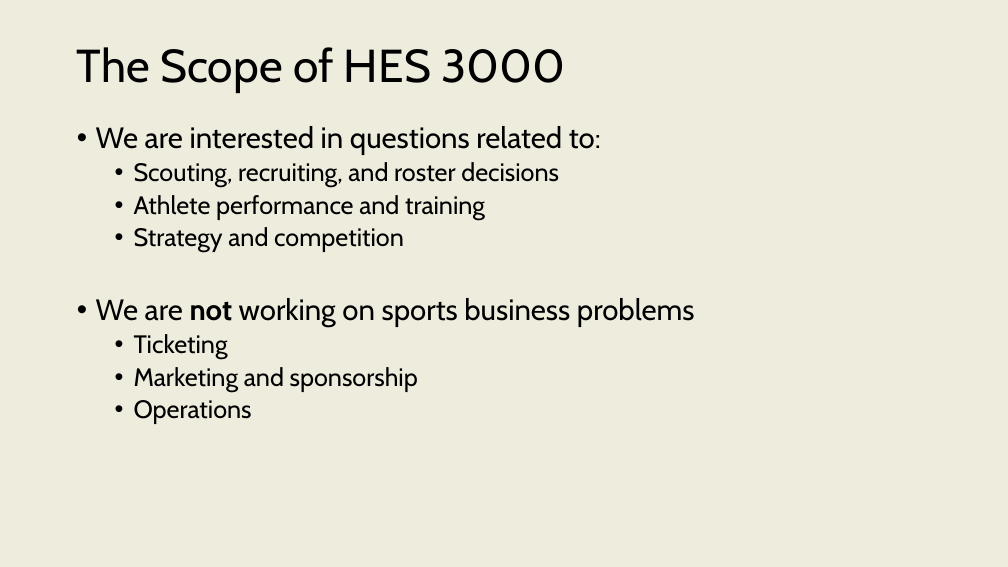
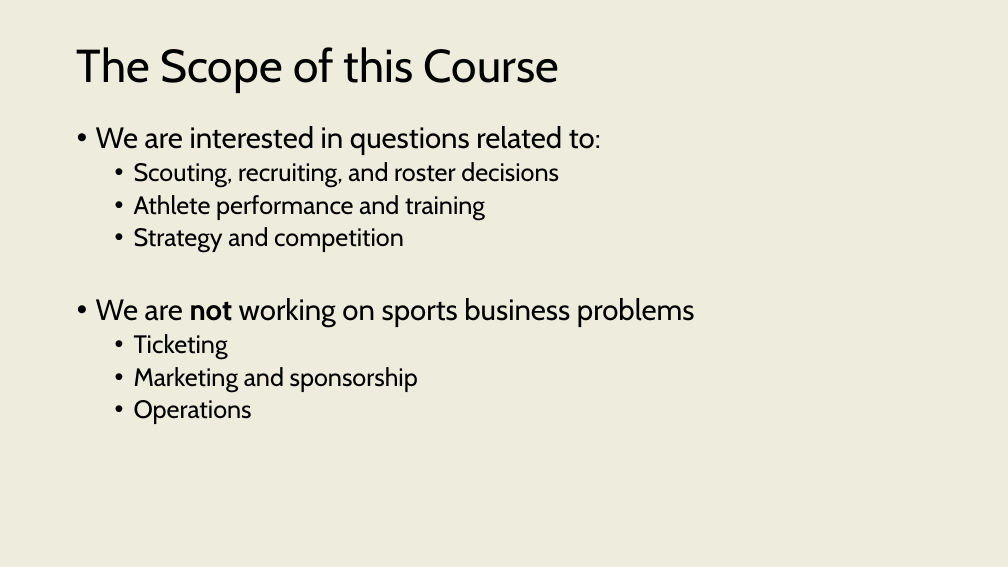
Before and after one commit to onishisaryu/HES-3000-Sports-Data-Analytics, a slide deck: slide 8 of pptx/Lecture0.pptx (slide 5 before the commit). Drawn at 1008x567 pixels with LibreOffice and Linux fonts; fonts in the diff are those of the drawing. Boxes give left, top, right and bottom in pixels: in the first picture for what was removed or moved away, otherwise in the second. Text is boxed around its words. In the diff, an @@ line names an element or a change of style, - is before the commit and + after.

```diff
--- a/pptx/Lecture0.pptx
+++ b/pptx/Lecture0.pptx
@@ title at box(77, 47, 559, 93): text changed @@
-The Scope of HES 3000
+The Scope of this Course
```
Also in this commit, not shown: 8 other slides changed, 5 slides added, 4 slides removed.
